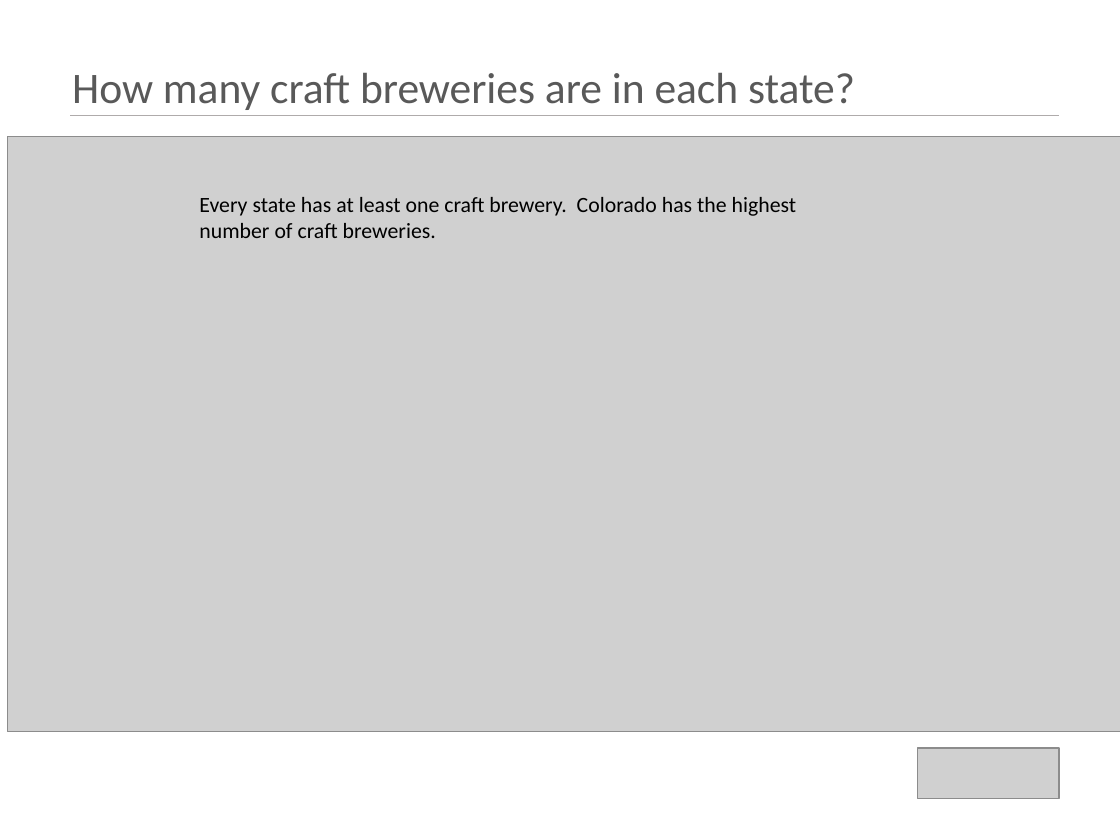
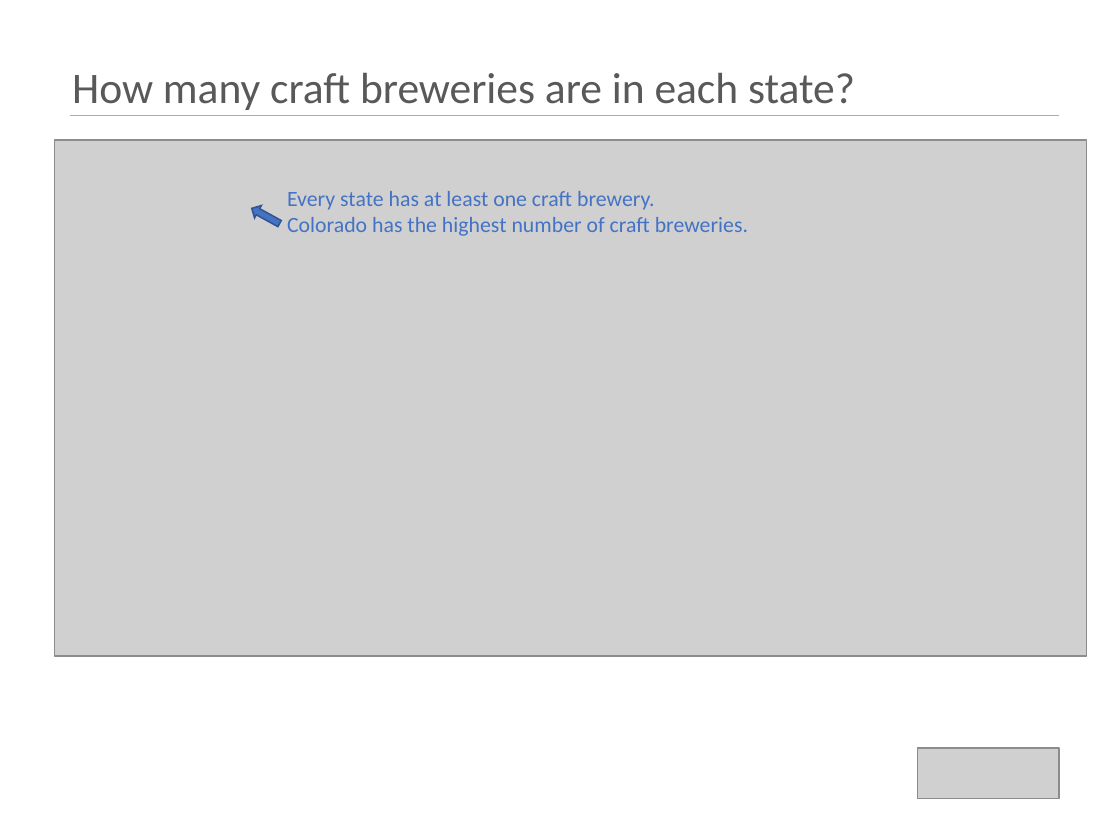
Before and after one commit to kristxh/6306-CaseStudy1-Beer, a slide deck: slide 3 of case_study_1_budweiser.pptx. Drawn at 1120x840 pixels with LibreOffice and Linux fonts; fonts in the diff are those of the drawing; grey boxes stand for pictures. Boxes give left, top, right and bottom in pixels: in the first picture for what was removed or moved away, otherwise in the second. Text is boxed around its words. In the diff, an @@ line names an element or a change of style, - is before the commit and + after.

Commit message:
Rmd and ppt updates

```diff
--- a/case_study_1_budweiser.pptx
+++ b/case_study_1_budweiser.pptx
@@ picture: place and size @@
-picture at <box>7,137,1120,731</box>
+picture at <box>54,140,1086,656</box>
@@ down arrow added at <box>248,203,282,230</box>, fill #4472C4, outline #325491 1 pt @@
@@ text at <box>287,191,748,236</box>: text changed; text colour #000000 to #4472C4 @@
-Every state has at least one craft brewery. Colorado has the highest number of craft breweries.
+Every state has at least one craft brewery.
+Colorado has the highest number of craft breweries.
```
Also in this commit, not shown: 9 other slides changed, 1 slide added, 2 other files.
